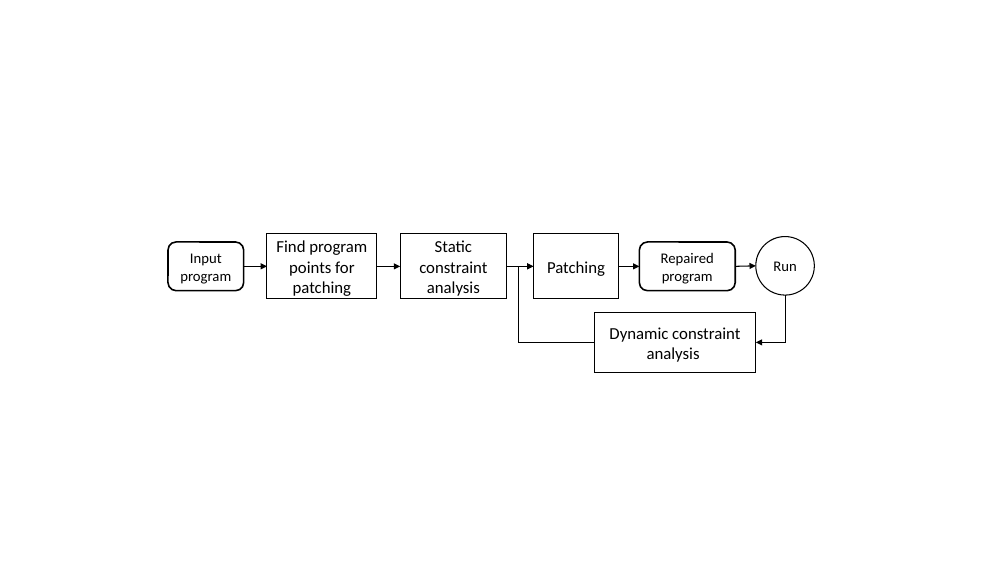
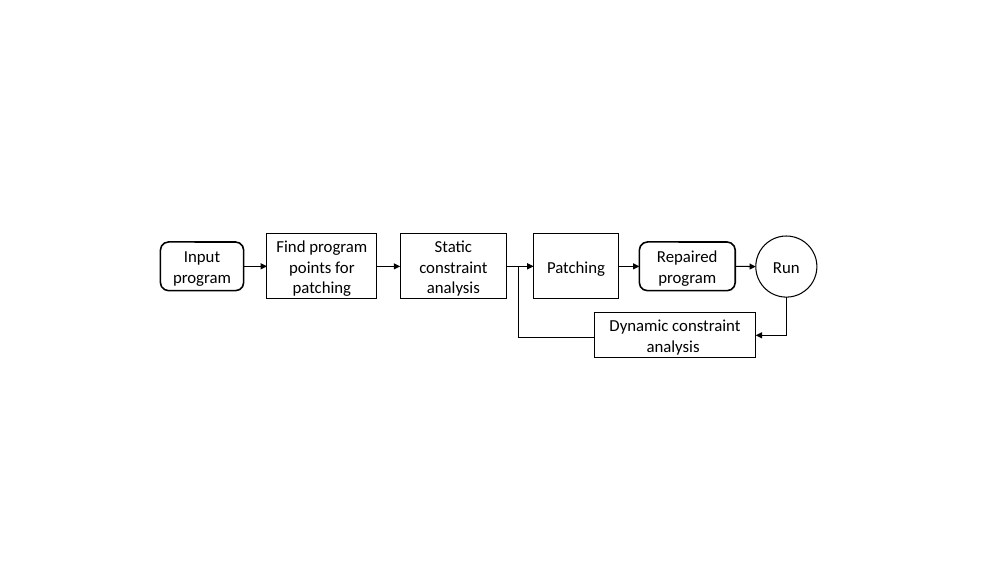
Before and after one commit to aritradhar/FSE2015, a slide deck: slide 9 of images/ArrayIndex.pptx. Drawn at 1008x567 pixels with LibreOffice and Linux fonts; fonts in the diff are those of the drawing. Boxes give left, top, right and bottom in pixels: in the first picture for what was removed or moved away, otherwise in the second. Text is boxed around its words. In the diff, an @@ line names an element or a change of style, - is before the commit and + after.

```diff
--- a/images/ArrayIndex.pptx
+++ b/images/ArrayIndex.pptx
@@ size 14 to 16 pt in 3 elements at (640,242,736,290), (756,236,817,297), (160,242,243,290) @@
@@ rounded rectangle "Input program": place and size @@
-rounded rectangle "Input program" at (168,242,243,290)
+rounded rectangle "Input program" at (160,242,243,290)
@@ elbow arrow moved from (519, 343) - (533, 266) to (519, 337) - (533, 266) @@
@@ elbow arrow (519, 337) - (533, 266): stroke #000000 0.75 pt to #000000 1 pt @@
@@ elbow arrow moved from (785, 295) - (756, 343) to (786, 297) - (756, 336) @@
@@ elbow arrow (786, 297) - (756, 336): stroke #000000 0.5 pt to #000000 0.75 pt @@
@@ rectangle "Dynamic constraint analysis": place and size @@
-rectangle "Dynamic constraint analysis" at (594,313,756,372)
+rectangle "Dynamic constraint analysis" at (594,313,756,358)
@@ line moved from (519, 343) - (594, 343) to (519, 337) - (594, 337) @@
@@ line (519, 337) - (594, 337): stroke #000000 0.5 pt to #000000 1 pt @@
```
Also in this commit, not shown: 1 other file.
